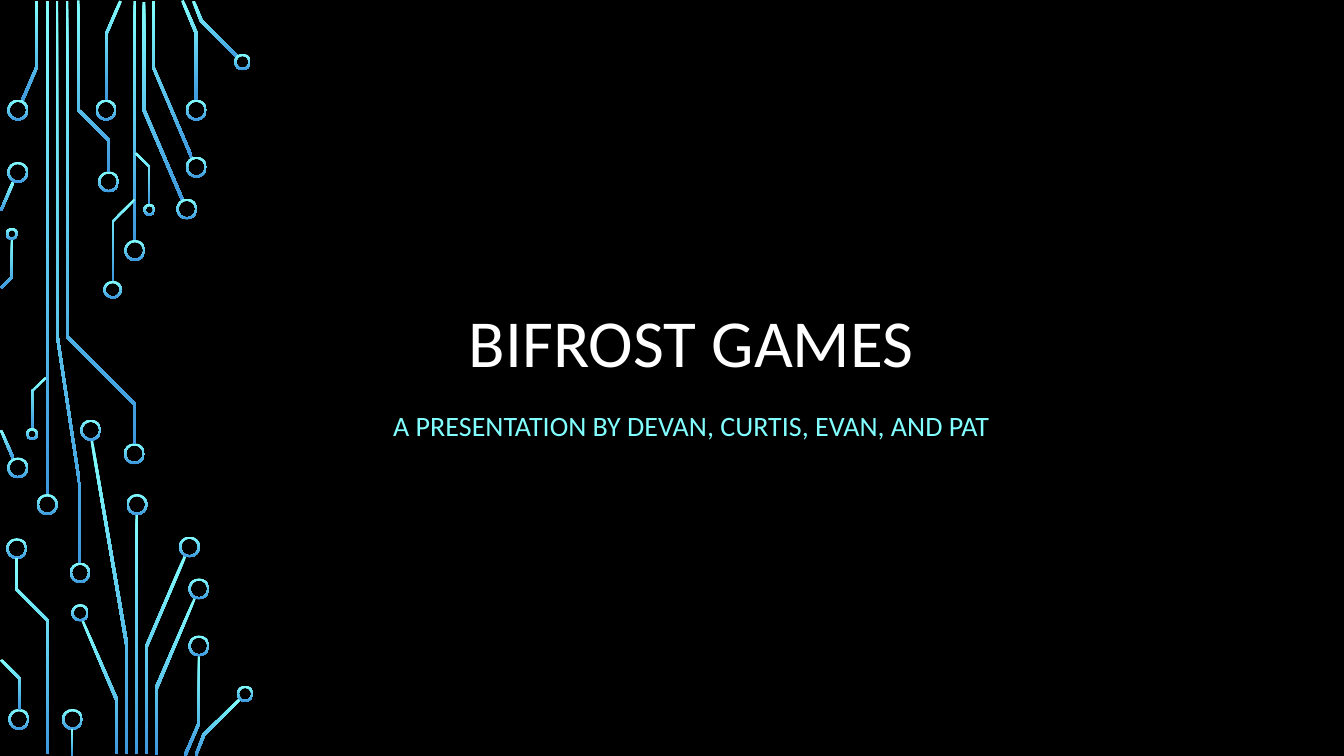
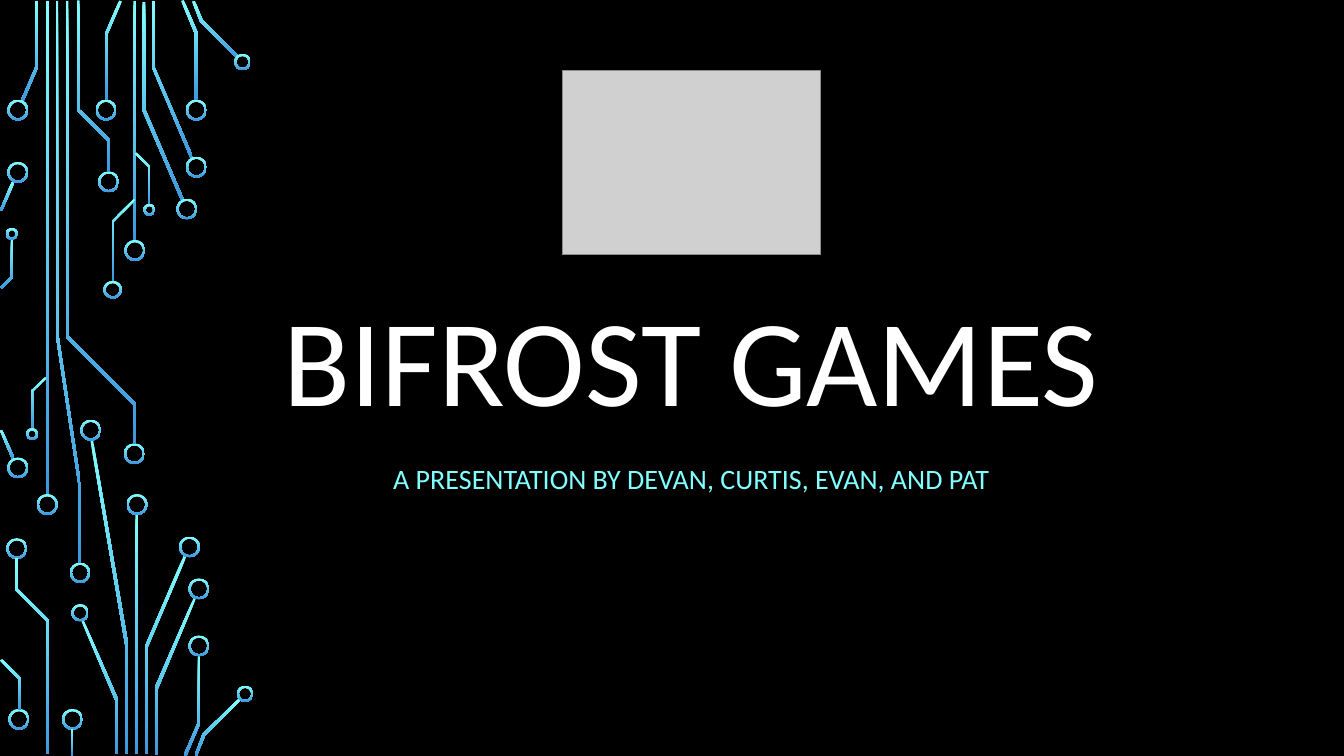
Before and after one commit to AntimonyTechnology/BiFrostGames, a slide deck: slide 1 of Documents/Demo07/Presentation.pptx. Drawn at 1344x756 pixels with LibreOffice and Linux fonts; fonts in the diff are those of the drawing; grey boxes stand for pictures; background and template pictures are left out. Boxes give left, top, right and bottom in pixels: in the first picture for what was removed or moved away, otherwise in the second. Text is boxed around its words. In the diff, an @@ line names an element or a change of style, - is before the commit and + after.

```diff
--- a/Documents/Demo07/Presentation.pptx
+++ b/Documents/Demo07/Presentation.pptx
@@ picture added at box(563, 71, 821, 254) @@
@@ title "BIFROST GAMES": place and size @@
-title "BIFROST GAMES" at box(469, 323, 913, 368)
+title "BIFROST GAMES" at box(284, 326, 1098, 407)
@@ title "BIFROST GAMES" at box(284, 326, 1098, 407): size 48 to 88 pt @@
@@ subtitle "A PRESENTATION BY DEVAN, CURTIS, ...": place and size @@
-subtitle "A PRESENTATION BY DEVAN, CURTIS, ..." at box(393, 417, 989, 440)
+subtitle "A PRESENTATION BY DEVAN, CURTIS, ..." at box(393, 470, 989, 493)
```
Also in this commit, not shown: 5 other slides changed, 11 slides added, 3 slides removed, 2 other files.
